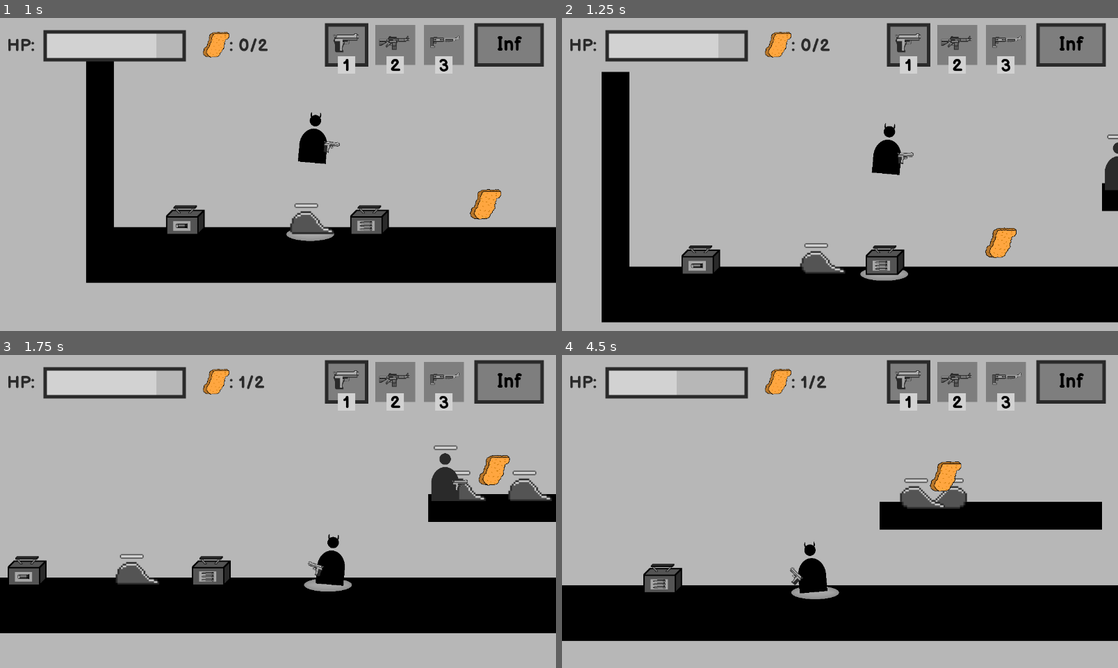
Above: before the commit, frames 1-4 (two rows, left to right).
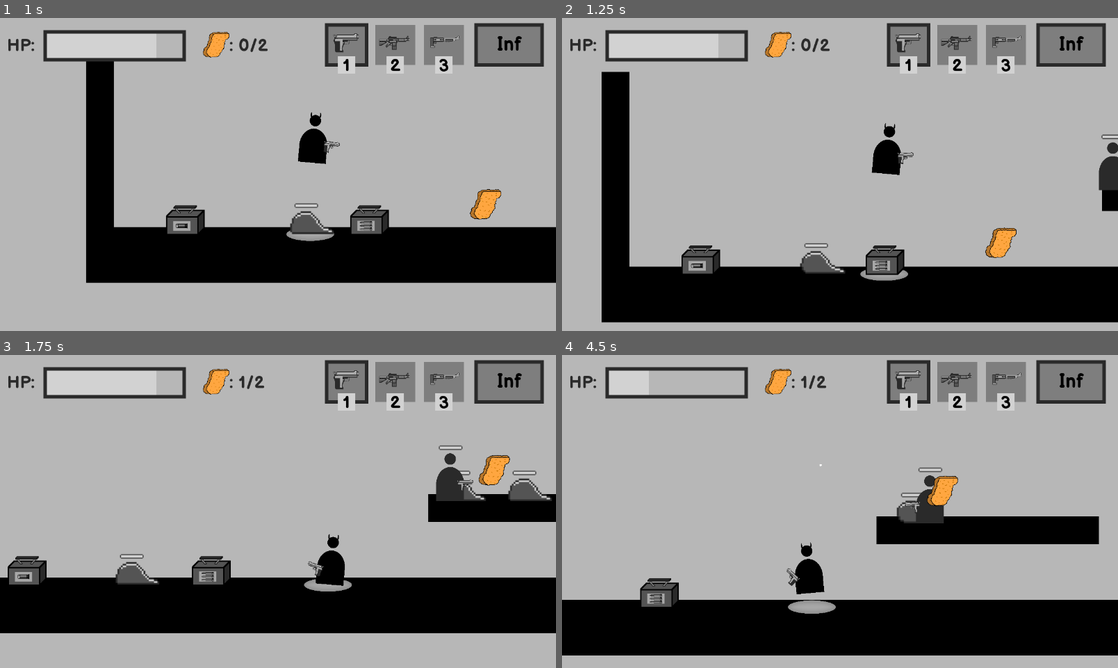
Above: after the commit, the same moments.

Repository: BesterCoder/nuggie-collector
Game: Godot game, scene res://levels/level_001.tscn
The game is run twice, just before and just after one commit, with the same random seed, the same clock (stepped at 60 frames per second) and the same inputs.
Inputs (mouse positions are in pixels of both pictures, inside the frame that each line leads up to):
- Up to frame 1 (1 s): move the mouse to (400, 158) at 0.52 s; press the mouse at (400, 158) at 0.53 s; hold D (move_right) from 0.53 s (still down); tap W (jump) at 0.77 s
- Up to frame 2 (1.25 s): keep holding D (move_right)
- Up to frame 3 (1.75 s): keep holding D (move_right); move the mouse to (166, 527) at 1.27 s; release the mouse at (166, 527) at 1.28 s; tap 1 (select_pistol) at 1.35 s; tap W (jump) at 1.52 s
- Up to frame 4 (4.5 s): move the mouse to (895, 442) at 2.02 s; release D (move_right) at 2.03 s; hold A (move_left) 2.03-2.78 s; tap 2 (select_rifle) at 2.1 s; move the mouse to (812, 574) at 2.77 s; hold D (move_right) 2.78-4.28 s; tap 3 (select_shotgun) at 2.85 s; tap W (jump) at 3.02, 3.77 s; move the mouse to (1006, 558) at 3.52 s; press the mouse at (1006, 558) at 3.53 s; move the mouse to (673, 464) at 4.27 s; release the mouse at (673, 464) at 4.28 s; hold A (move_left) from 4.28 s (still down); tap 1 (select_pistol) at 4.35 s

Frame 1 is identical in both runs. In frame 2, 0.2% of the frame differs, in the area x 96-100%, y 37-56%; in frame 3, 0.3%; in frame 4, 15%, in the area x 0-100%, y 5-96%.

Commit message:
Fixed EnemyShooter moving bug
EnemyShooter cliff detection wasn't working
as indented so player stayed in place while
cliff detection was enabled.

EnemyShooter also now stops when it detects
a player near it and starts shooting

Diff:
--- a/characters/enemies/shooter/EnemyShooter.gd
+++ b/characters/enemies/shooter/EnemyShooter.gd
@@ -75,10 +75,12 @@
 func _on_player_body_entered(body):
 	$Pistol.look_at(body.global_position)
 	shoot_target = body
+	speed = 0
 
 
 func _on_player_body_exited(_body):
 	shoot_target = null
+	speed = 50
 	if $Pistol.flip_v:
 		$Pistol.rotation = 180 - 45
 	else:
--- a/characters/enemies/shooter/EnemyShooter.tscn
+++ b/characters/enemies/shooter/EnemyShooter.tscn
@@ -27,9 +27,9 @@
 shape = SubResource( 1 )
 
 [node name="floor_checker" type="RayCast2D" parent="."]
-position = Vector2( 0, 60 )
+position = Vector2( 0, 256 )
 enabled = true
-cast_to = Vector2( 0, 20 )
+cast_to = Vector2( 0, 50 )
 collision_mask = 2
 
 [node name="HealthBar" type="Control" parent="."]
@@ -70,6 +70,7 @@
 collision_layer = 32
 
 [node name="CollisionShape2D" type="CollisionShape2D" parent="PlayerDetector"]
+position = Vector2( 0, -100 )
 shape = SubResource( 2 )
 [connection signal="body_entered" from="PlayerDetector" to="." method="_on_player_body_entered"]
 [connection signal="body_exited" from="PlayerDetector" to="." method="_on_player_body_exited"]
